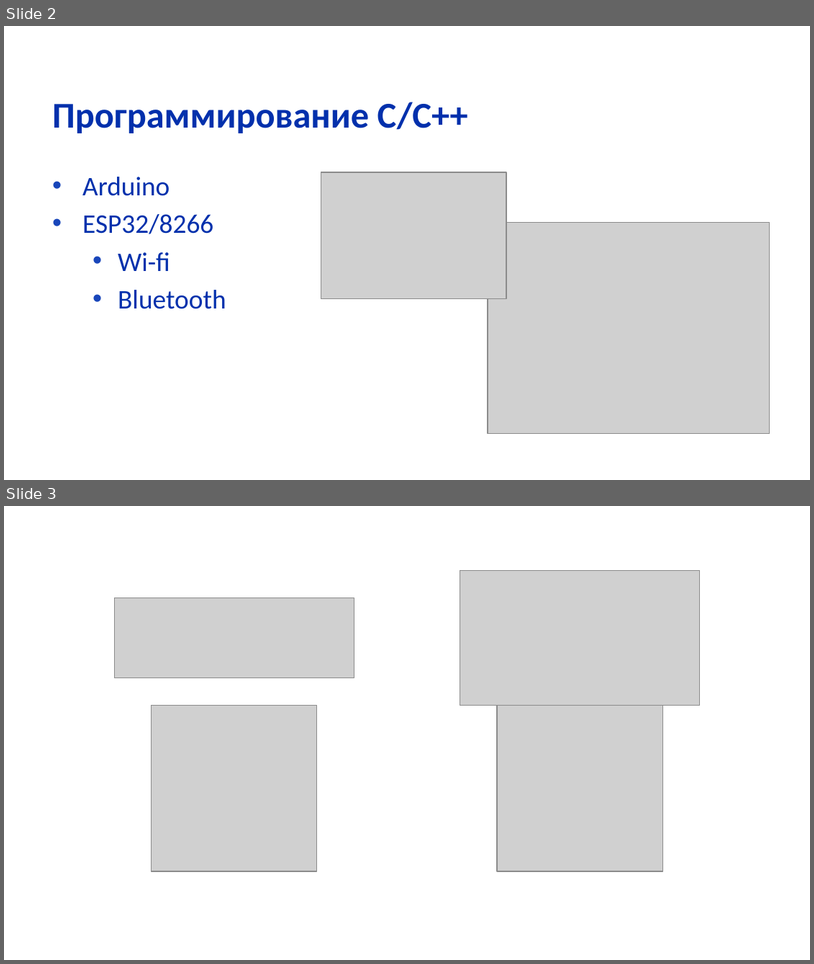
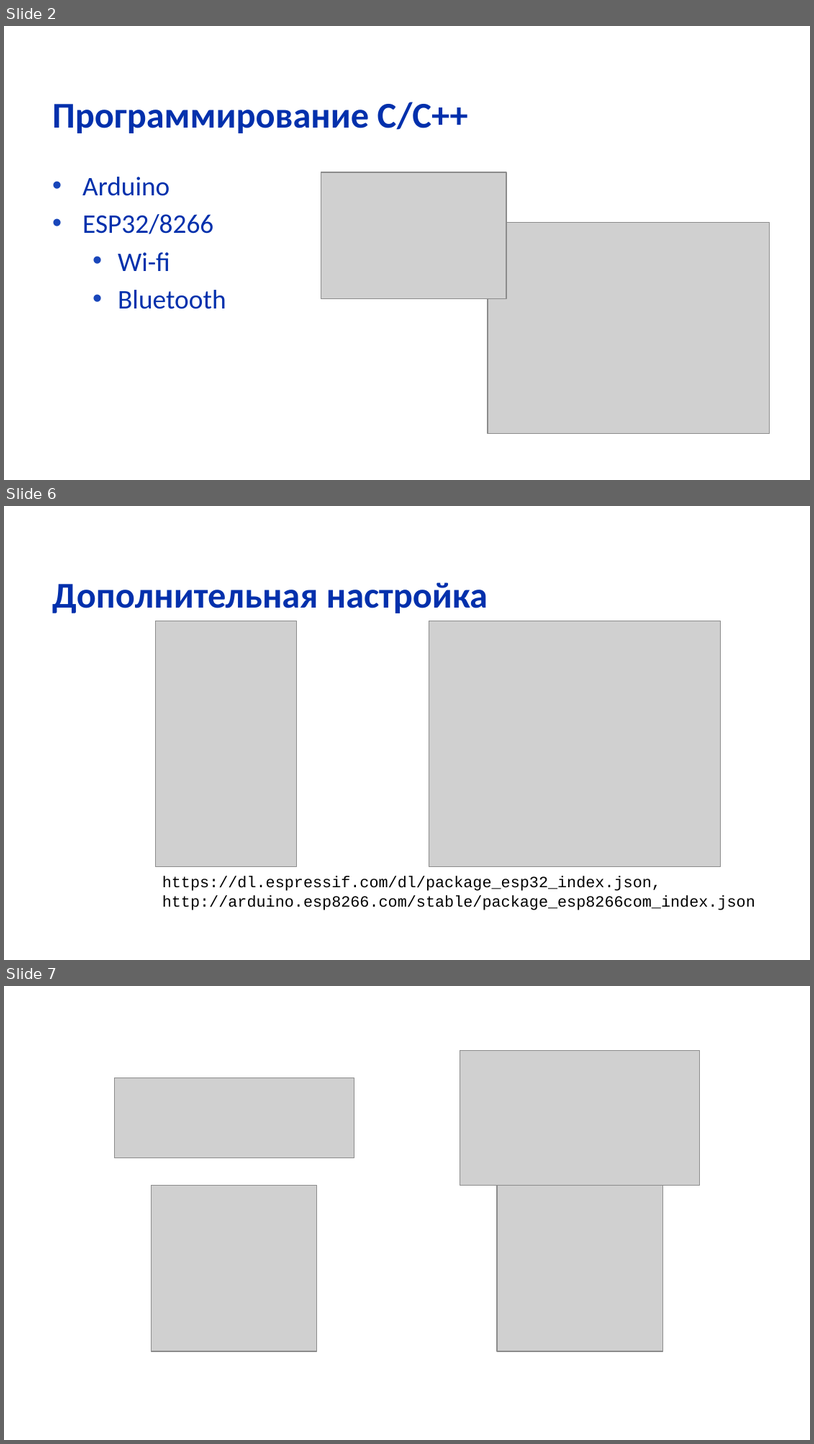
Before and after one commit to 4yvakZ/ESP8266_Course, a slide deck: Лекция 1.pptx. Shown one above the other, each under a label of ours: slides 2 and 3 before the commit, slides 2, 6 and 7 after it; the slides between them are not shown. The pictures are 814x964 and 814x1444 pixels, drawn with LibreOffice and Linux fonts; fonts in the diff are those of the drawing; grey boxes stand for pictures; background and template pictures are left out. Boxes give left, top, right and bottom in pixels: in the first picture for what was removed or moved away, otherwise in the second. Text is boxed around its words. In the diff, an @@ line names an element or a change of style, - is before the commit and + after.

```diff
--- a/Лекция 1.pptx
+++ b/Лекция 1.pptx
@@ slide 6 added at (4, 506, 810, 960), background picture (left out) @@
@@ title added at (52, 582, 488, 613), 32.4 pt, text #0230AC, bold @@
+Дополнительная настройка
@@ picture added at (156, 621, 297, 867) @@
@@ picture added at (429, 621, 721, 867) @@
@@ text added at (162, 876, 756, 910), 14 pt, text #000000 @@
+https://dl.espressif.com/dl/package_esp32_index.json,
+http://arduino.esp8266.com/stable/package_esp8266com_index.json
@@ what was slide 3 is now slide 7 @@
```
Also in this commit, not shown: 3 other slides added.
